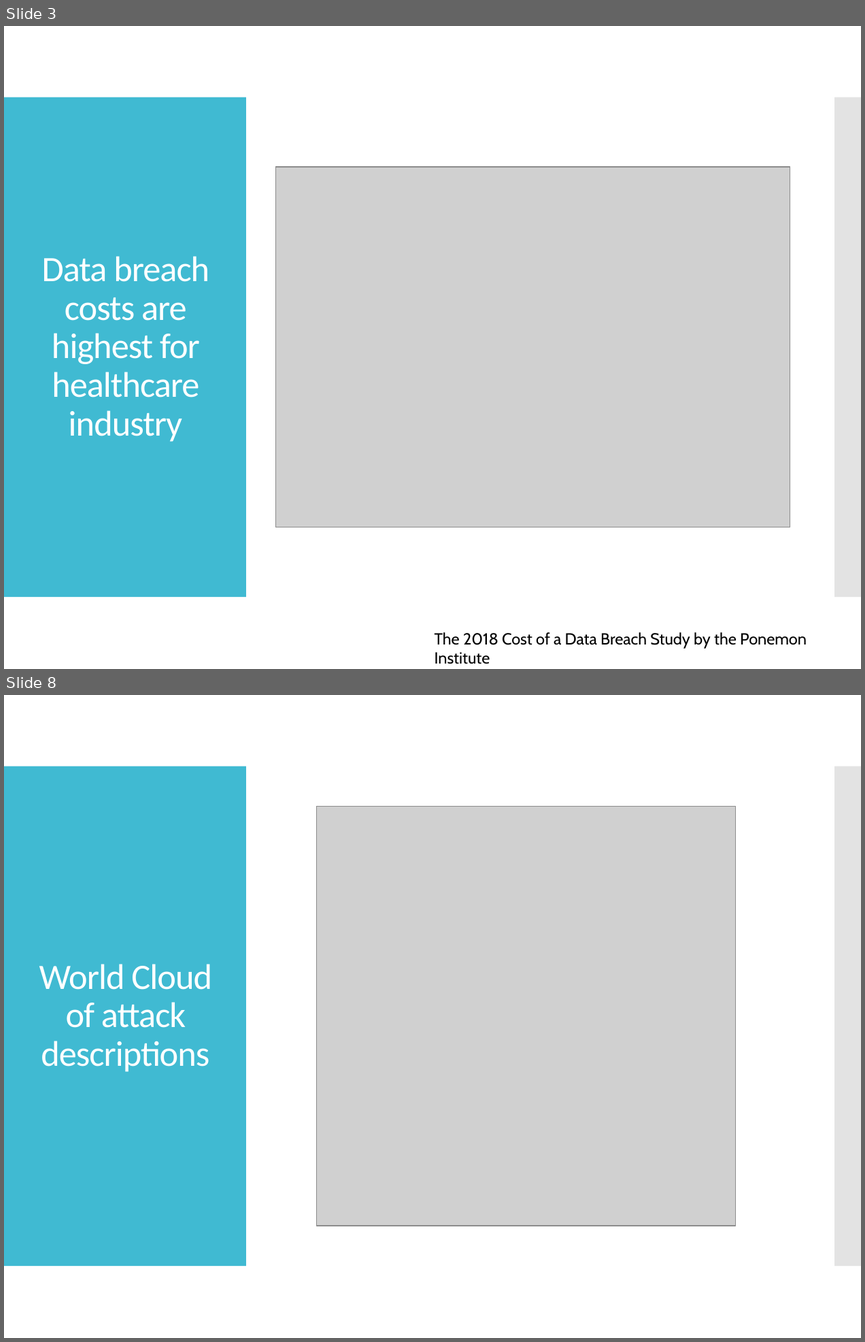
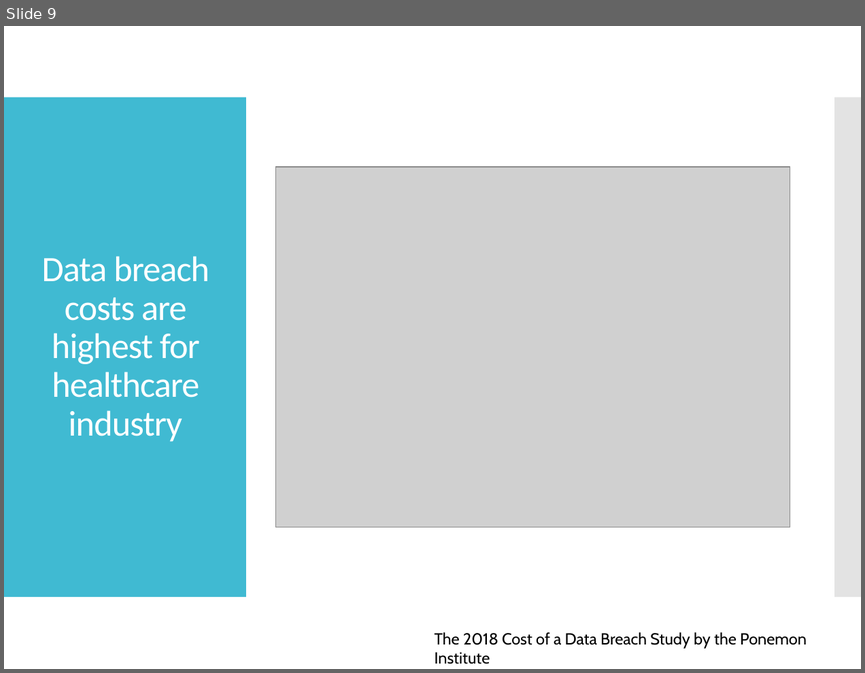
Before and after one commit to MelanieU/cyberattacks_in_healthcare, a slide deck: Analysis/hackmageddon_presentation.pptx. Shown one above the other, each under a label of ours: slides 3 and 8 before the commit, slide 9 after it; the slides between them are not shown. The pictures are 865x1342 and 865x673 pixels, drawn with LibreOffice and Linux fonts; fonts in the diff are those of the drawing; grey boxes stand for pictures. Boxes give left, top, right and bottom in pixels: in the first picture for what was removed or moved away, otherwise in the second. Text is boxed around its words. In the diff, an @@ line names an element or a change of style, - is before the commit and + after.

```diff
--- a/Analysis/hackmageddon_presentation.pptx
+++ b/Analysis/hackmageddon_presentation.pptx
@@ slide 8 removed at (4,695,861,1338), background #FFFFFF; not listed: 2 template elements that a slide beside it also shows @@
@@ picture removed at (317,807,736,1225) @@
@@ title removed at (39,964,212,1072) @@
-World Cloud of attack descriptions
@@ what was slide 3 is now slide 9 @@
```
Also in this commit, not shown: 6 slides changed, 5 slides added, 2 other slides removed.
